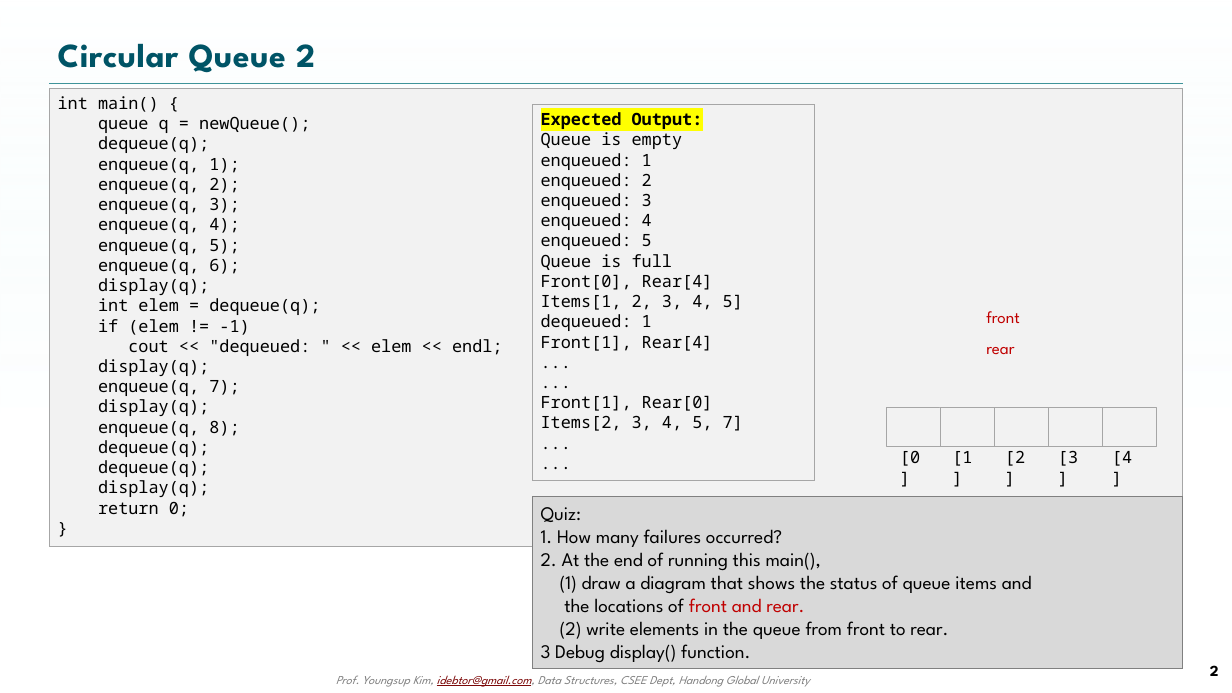
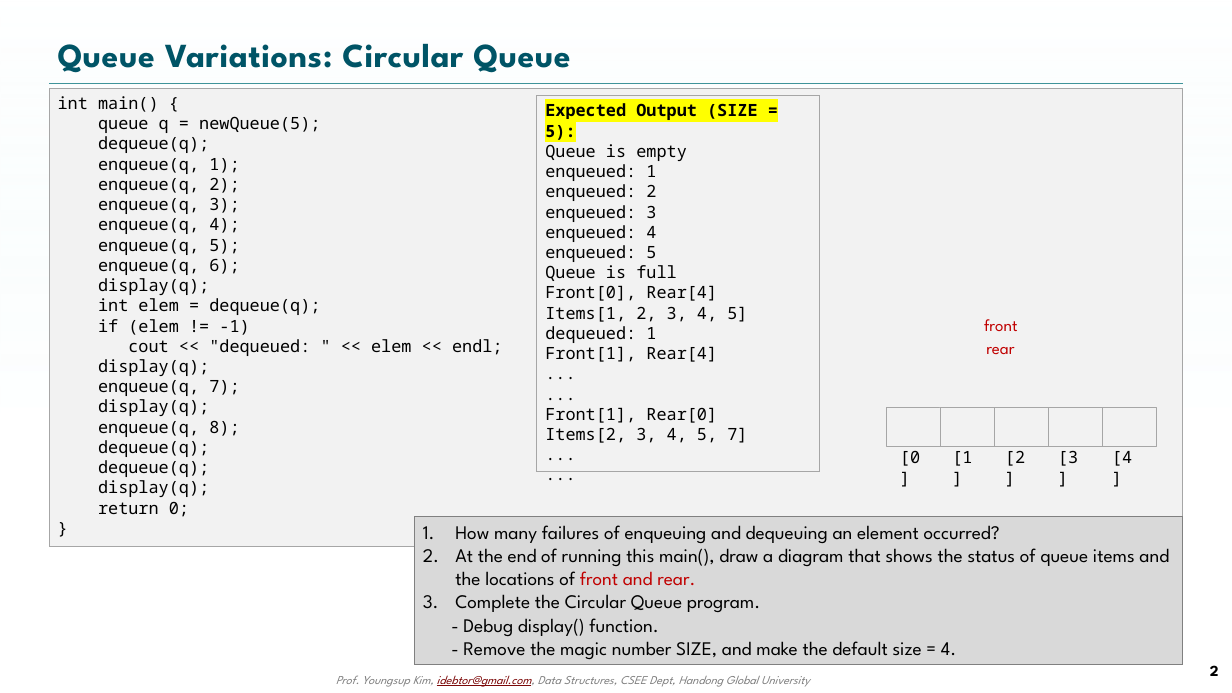
Before and after one commit to idebtor/nowic, a slide deck: slide 2 of ppts/3-2.1_Queue Quiz.pptx. Drawn at 1232x693 pixels with LibreOffice and Linux fonts; fonts in the diff are those of the drawing; background and template pictures are left out. Boxes give left, top, right and bottom in pixels: in the first picture for what was removed or moved away, otherwise in the second. Text is boxed around its words. In the diff, an @@ line names an element or a change of style, - is before the commit and + after.

```diff
--- a/ppts/3-2.1_Queue Quiz.pptx
+++ b/ppts/3-2.1_Queue Quiz.pptx
@@ title at <box>58,43,570,73</box>: text changed @@
-Circular Queue 2
+Queue Variations: Circular Queue
@@ text in rectangle at <box>98,116,320,133</box>: text changed @@
-queue q = newQueue();
+queue q = newQueue(5);
@@ rectangle "Expected Output (SIZE = 5):": place and size @@
-rectangle "Expected Output (SIZE = 5):" at <box>532,105,814,481</box>
+rectangle "Expected Output (SIZE = 5):" at <box>537,96,820,472</box>
@@ text in rectangle at <box>545,103,758,140</box>: text changed @@
-Expected Output:
+Expected Output (SIZE = 5):
@@ text "front": place and size @@
-text "front" at <box>986,311,1020,323</box>
+text "front" at <box>984,319,1018,331</box>
@@ rectangle "How many failures of enqueuing ...": place and size @@
-rectangle "How many failures of enqueuing ..." at <box>532,496,1183,669</box>
+rectangle "How many failures of enqueuing ..." at <box>414,516,1183,665</box>
@@ text in rectangle at <box>455,525,1169,659</box>: text changed @@
-Quiz:
-1. How many failures occurred?
-2. At the end of running this main(),
-(1) draw a diagram that shows the status of queue items and
-the locations of front and rear.
-(2) write elements in the queue from front to rear.
-3 Debug display() function.
+1. How many failures of enqueuing and dequeuing an element occurred?
+2. At the end of running this main(), draw a diagram that shows the status of queue items and the locations of front and rear.
+3. Complete the Circular Queue program.
+  - Debug display() function.
+  - Remove the magic number SIZE, and make the default size = 4.
```
Also in this commit, not shown: 1 other slide changed, 1 other file.
